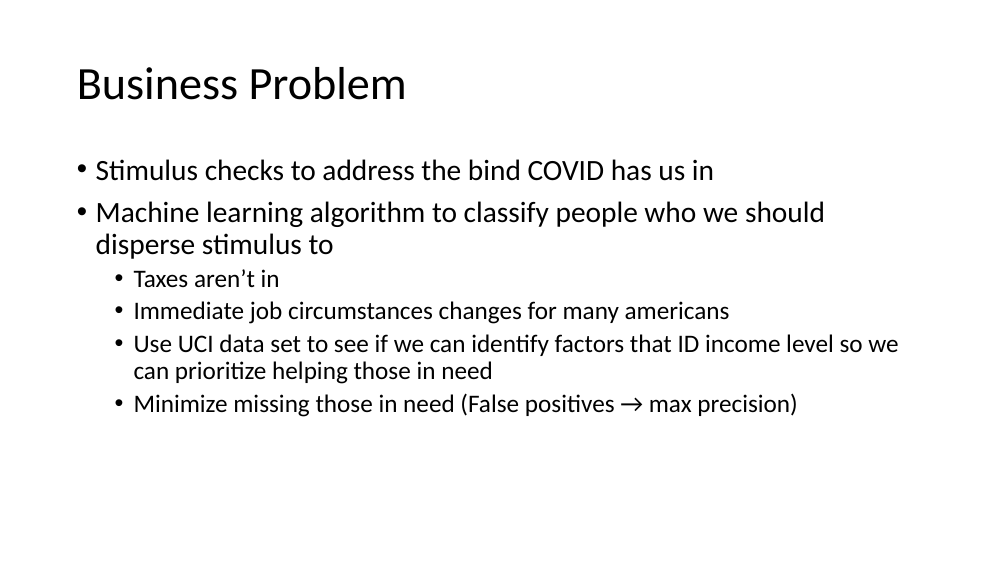
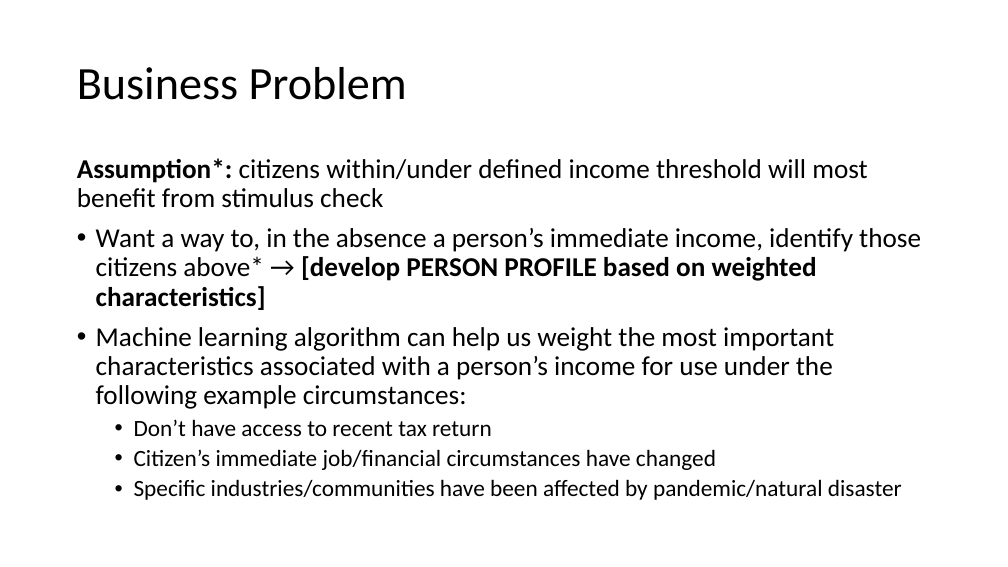
Before and after one commit to scottlou/gitStash_lab, a slide deck: slide 2 of MOD3/Mod3_FinalProject/Mod3Project.pptx (slide 3 before the commit). Drawn at 1008x567 pixels with LibreOffice and Linux fonts; fonts in the diff are those of the drawing. Boxes give left, top, right and bottom in pixels: in the first picture for what was removed or moved away, otherwise in the second. Text is boxed around its words. In the diff, an @@ line names an element or a change of style, - is before the commit and + after.

```diff
--- a/MOD3/Mod3_FinalProject/Mod3Project.pptx
+++ b/MOD3/Mod3_FinalProject/Mod3Project.pptx
@@ text at [77, 158, 921, 500]: text changed; size 24 to 25.9 pt @@
-• Stimulus checks to address the bind COVID has us in
-• Machine learning algorithm to classify people who we should disperse stimulus to
-  • Taxes aren’t in
-  • Immediate job circumstances changes for many americans
-  • Use UCI data set to see if we can identify factors that ID income level so we can prioritize helping those in need
-  • Minimize missing those in need (False positives → max precision)
+Assumption*: citizens within/under defined income threshold will most benefit from stimulus check
+• Want a way to, in the absence a person’s immediate income, identify those citizens above* → [develop PERSON PROFILE based on weighted characteristics]
+• Machine learning algorithm can help us weight the most important characteristics associated with a person’s income for use under the following example circumstances:
+  • Don’t have access to recent tax return
+  • Citizen’s immediate job/financial circumstances have changed
+  • Specific industries/communities have been affected by pandemic/natural disaster
```
Also in this commit, not shown: 2 other slides changed, 8 slides added, 1 slide removed, 38 other files.
